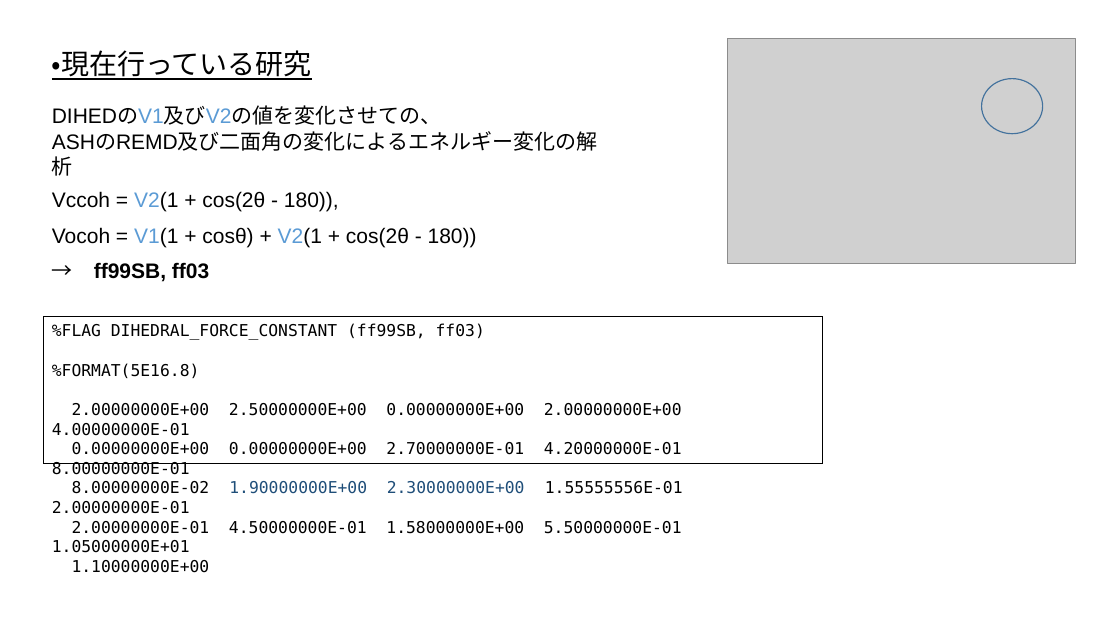
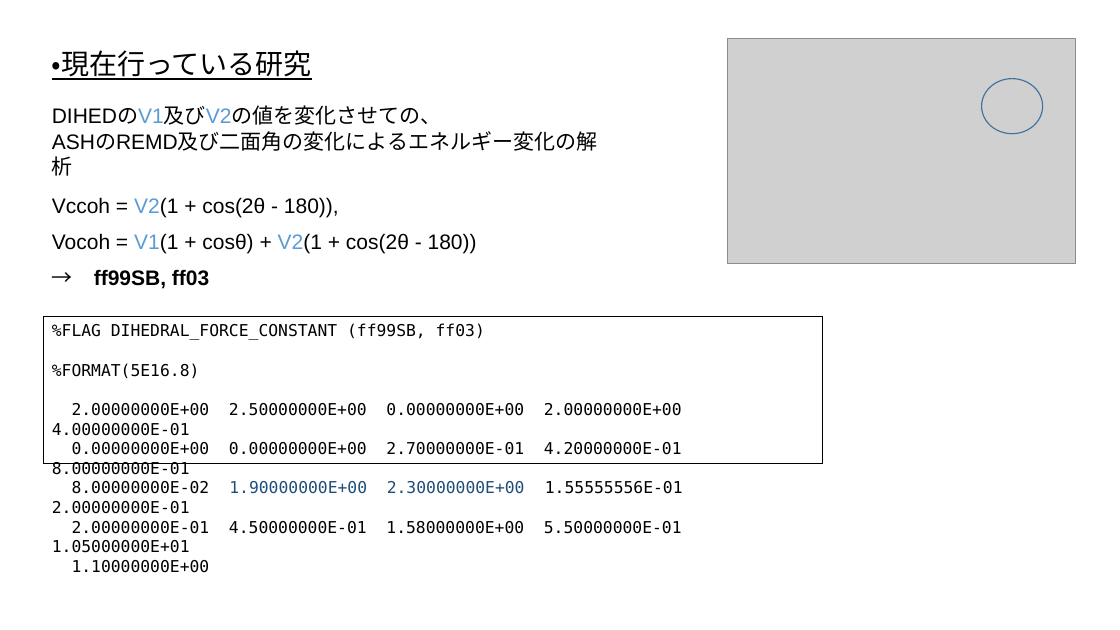
Before and after one commit to Onadius/Python_Labo, a slide deck: slide 2 of lab/SOTSURON/all_data/miyawaki_alldata_lab.pptx. Drawn at 1120x630 pixels with LibreOffice and Linux fonts; fonts in the diff are those of the drawing; grey boxes stand for pictures. Boxes give left, top, right and bottom in pixels: in the first picture for what was removed or moved away, otherwise in the second. Text is boxed around its words. In the diff, an @@ line names an element or a change of style, - is before the commit and + after.

```diff
--- a/lab/SOTSURON/all_data/miyawaki_alldata_lab.pptx
+++ b/lab/SOTSURON/all_data/miyawaki_alldata_lab.pptx
@@ text "Vccoh = V2(1 + cos(2θ ...": place and size @@
-text "Vccoh = V2(1 + cos(2θ ..." at bbox=[52, 191, 477, 282]
+text "Vccoh = V2(1 + cos(2θ ..." at bbox=[52, 197, 477, 289]
```
Also in this commit, not shown: 2 other slides changed, 3 slides added, 15 other files.
